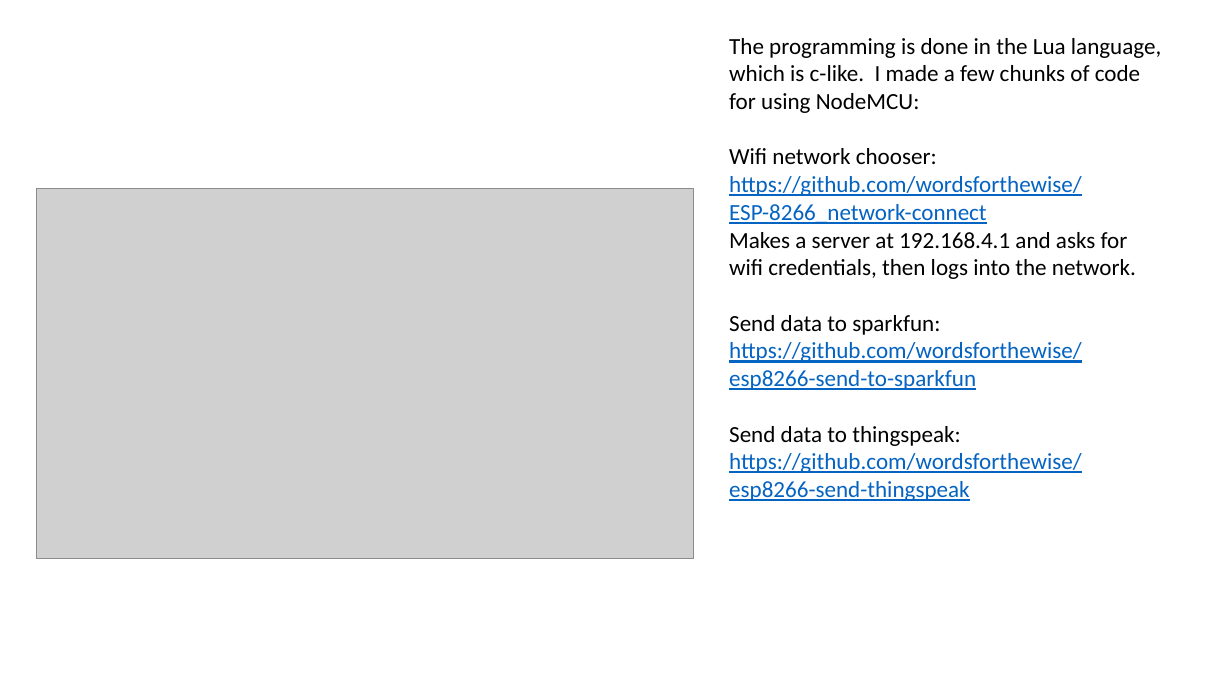
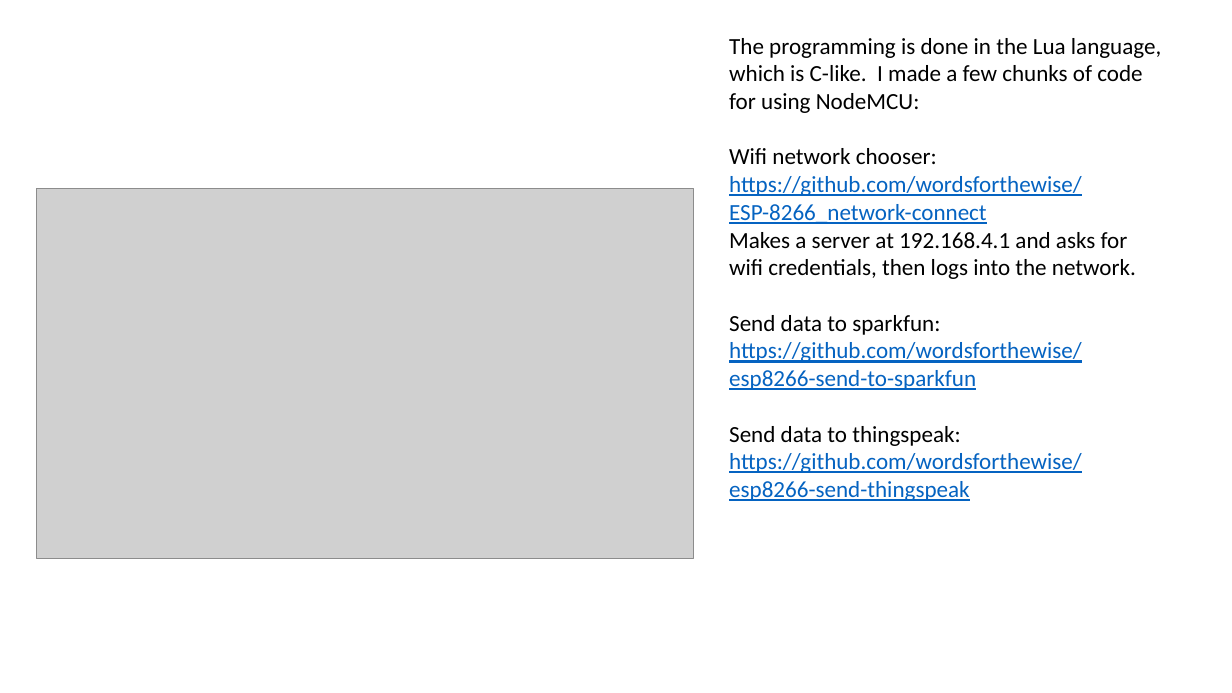
Before and after one commit to wordsforthewise/nate-g, a slide deck: slide 12 of docs/NodeMCUonWindows.pptx. Drawn at 1232x693 pixels with LibreOffice and Linux fonts; fonts in the diff are those of the drawing; grey boxes stand for pictures. Boxes give left, top, right and bottom in pixels: in the first picture for what was removed or moved away, otherwise in the second. Text is boxed around its words. In the diff, an @@ line names an element or a change of style, - is before the commit and + after.

```diff
--- a/docs/NodeMCUonWindows.pptx
+++ b/docs/NodeMCUonWindows.pptx
@@ text at (729, 38, 1161, 113): text changed @@
-The programming is done in the Lua language, which is c-like. I made a few chunks of code for using NodeMCU:
+The programming is done in the Lua language, which is C-like. I made a few chunks of code for using NodeMCU:
```
Also in this commit, not shown: 7 other slides changed, 1 other file.
